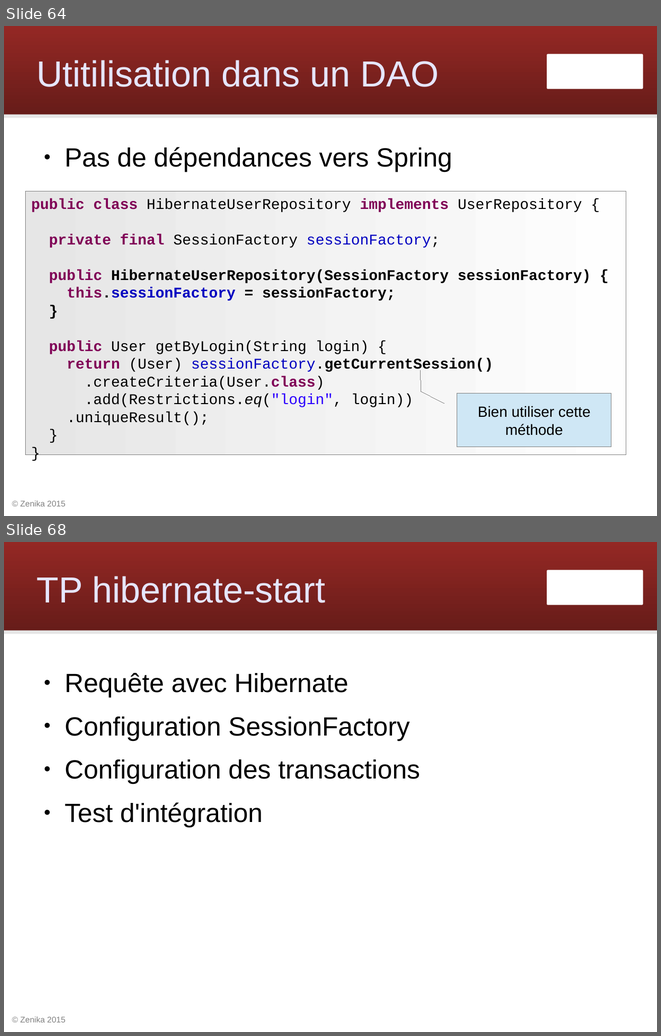
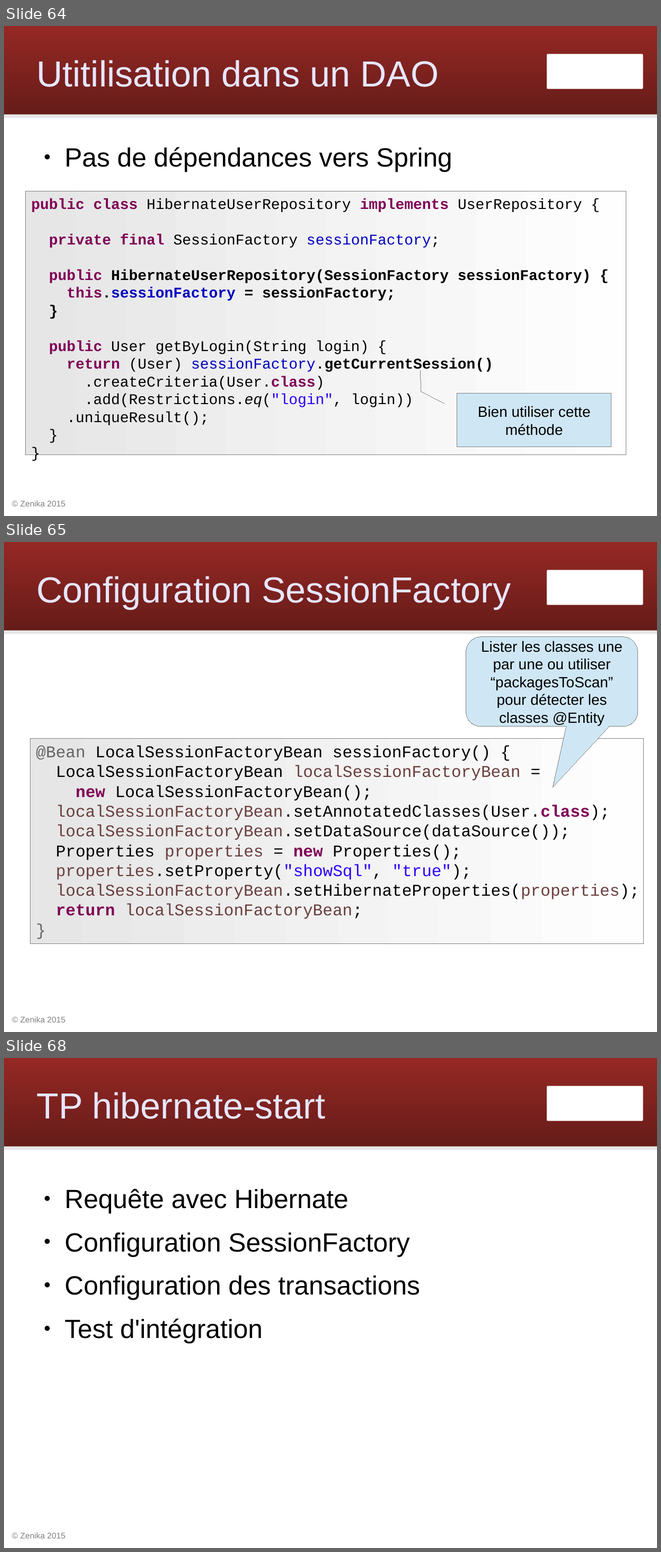
Before and after one commit to Zenika/workshop-spring-core, a slide deck: spring-workshop.odp. Shown one above the other, each under a label of ours: slides 64 and 68 before the commit, slides 64, 65 and 68 after it; the slides between them are not shown. The pictures are 661x1036 and 661x1552 pixels, drawn with LibreOffice and Linux fonts; fonts in the diff are those of the drawing; background and template pictures are left out. Boxes give left, top, right and bottom in pixels: in the first picture for what was removed or moved away, otherwise in the second. Text is boxed around its words. In the diff, an @@ line names an element or a change of style, - is before the commit and + after.

Commit message:
Utiliser Java config pour transaction et hibernate

```diff
--- a/spring-workshop.odp
+++ b/spring-workshop.odp
@@ slide 65 added at [4,542,657,1032], background #FFFFFF; not listed: 4 template elements that a slide beside it also shows @@
@@ title added at [37,576,511,609], 44 pt, text #E6E6FF @@
+Configuration SessionFactory
@@ rounded speech box added at [466,637,638,726], fill #CFE7F5, outline #808080 0 pt, 18 pt, text #000000 @@
+Lister les classes une par une ou utiliser “packagesToScan” pour détecter les classes @Entity
@@ rectangle added at [30,738,644,944], fill gradient #E6E6E6 to #FEFEFE, outline #808080 0 pt, 20 pt, text #000000 @@
+@Bean LocalSessionFactoryBean sessionFactory() {
+LocalSessionFactoryBean localSessionFactoryBean =
+new LocalSessionFactoryBean();
+localSessionFactoryBean.setAnnotatedClasses(User.class);
+localSessionFactoryBean.setDataSource(dataSource());
+Properties properties = new Properties();
+properties.setProperty("showSql", "true");
+localSessionFactoryBean.setHibernateProperties(properties);
+return localSessionFactoryBean;
+}
```
Also in this commit, not shown: 5 slides changed, 1 slide removed, 24 other files.
